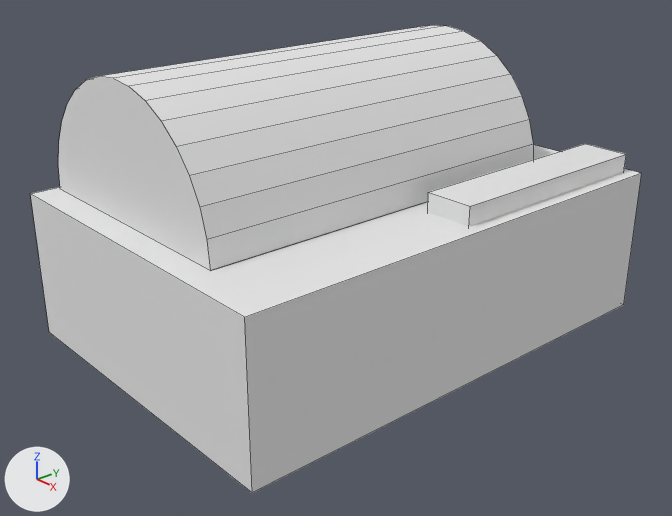
What one commit did to the Blender file assets/incubator.blend.
Camera for both pictures: a camera (50 mm lens) standing at (5.27, -4.69, 3.56) and looking at (0.1, -0.19, 0.64). Every picture has the same lights, and +X, +Y and +Z are marked at lower left. Mesh edges are drawn as thin lines.
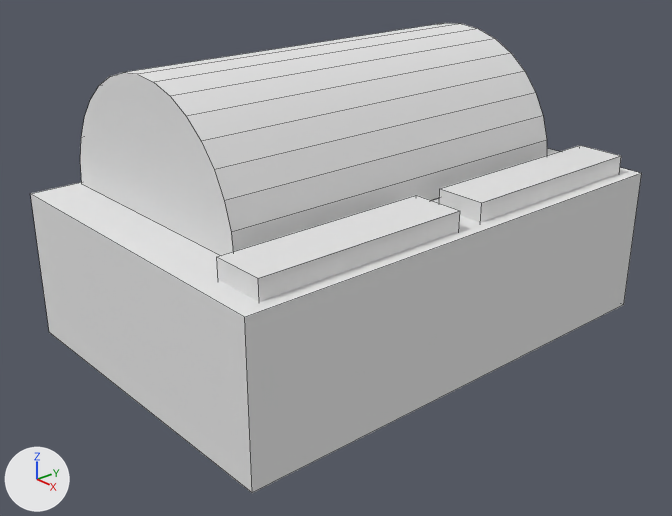
Changed parts and their boxes [x1, y1, x2, y2] in the pictures (672 x 516 px):
'cover', moved
    before: [58, 25, 533, 270]
    after: [80, 23, 547, 256]
'Cube.002', added
    after: [217, 195, 460, 302]
'Cube.001', moved, rescaled (8% narrower)
    before: [428, 144, 626, 227]
    after: [439, 145, 621, 223]

The change in detail:
Object 'Cube.001' (ob_cube_001) moves from (1.086, 1.422, 1.152) to (1.086, 1.401, 1.152).
Object 'Cube.001' (ob_cube_001) is rescaled from (0.2, 0.5, 0.2) to (0.2, 0.45, 0.2).
Object 'cover' (ob_cover) moves from (-0.309, 0.072, 1.2) to (-0.309, 0.254, 1.2).
Object 'Cube.002' (ob_cube_002) is new; it shows a copy of the mesh of ob_cube_001.
Its location is (1.086, -0.552, 1.152).
Its scale is (0.21, 0.45, 0.2).
